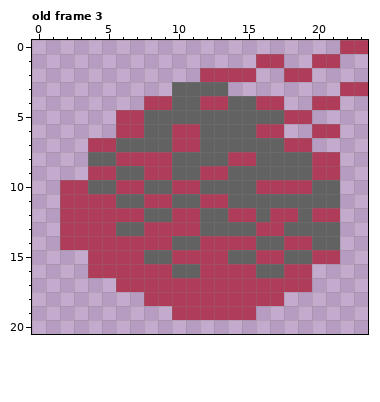
Pixel-art file, stored at assets/c64-sprites.aseprite. The first picture shows the starting point.
24x21 pixels, 8 frames. Shown: old frame 3. The commit also changed other frames, which this record leaves out.
New version:
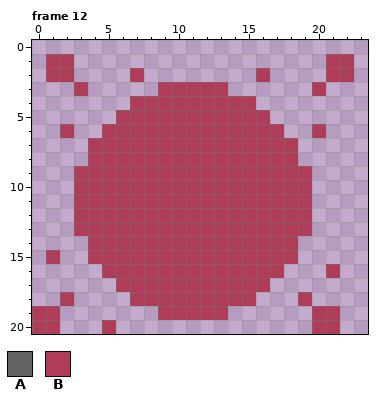
Palette (. is transparent): A #626262  B #af3c58
A new or re-ordered frame is compared with the old frame closest to it.
Change:
frames 8 -> 14
Changed rows in their new state; - is an unchanged pixel.
Frame 12 is new; against old frame 3:
first column x 0:
 0 ----------------------..
 1 -BB-------------..--.-B-
 2 -BB----B----....B-..-BB-
 3 ---B-----BBBBB------B-..
 4 -------B--BB--BB..--..--
 5 --------BBBBBBBBB...----
 6 --B--B--BB--BBBB-----.--
 7 ------BBBB--BBBBBB-.----
 8 ----BB----BBBB--BBB...--
 9 ---B--BB--BB--BBBBBB..--
10 --.-BB--BB--BBBB----..--
11 --.---BB--BB--BBBBBB..--
12 --.-----BB--BB--B--B..--
13 --.---BB----BBBB--BB..--
14 --..------BB----BB-...--
15 -B------BB----BB--B...--
16 ----.-----BB----BB..-B--
17 -----------------...----
18 --B----B--------..-B----
19 BB-------B----..----BB--
20 BB---B--------------BB--
Pixel boxes of the changes (left, top, right, bottom) in both pictures:
changed: (32, 40, 368, 334)
